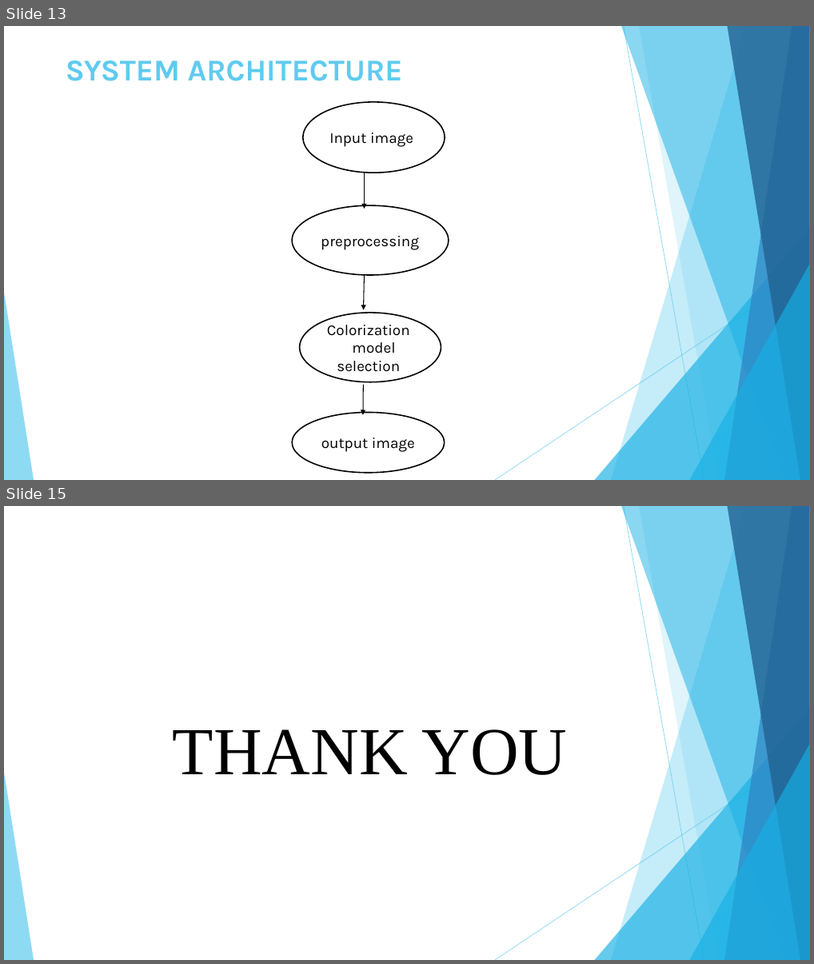
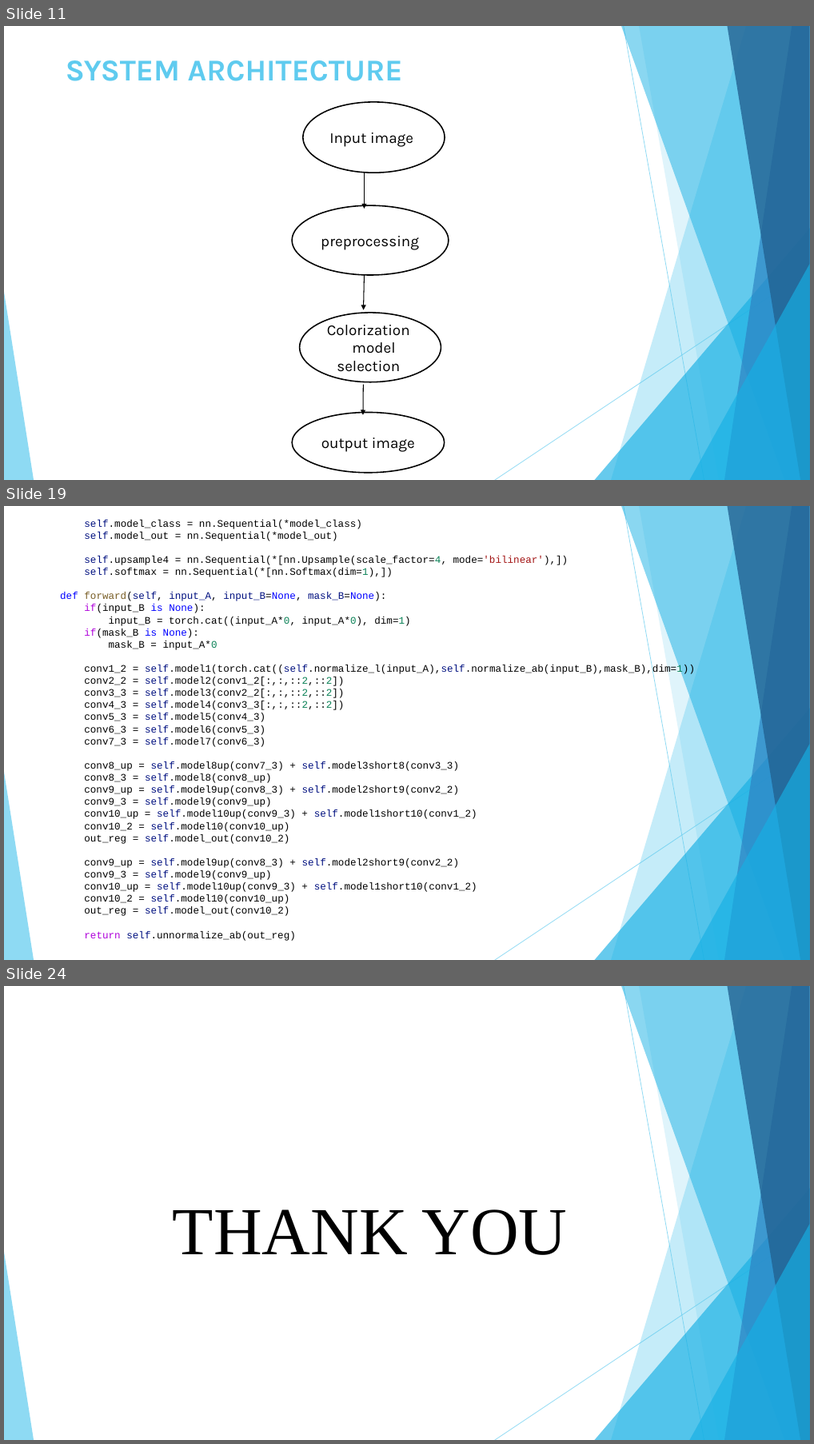
Before and after one commit to Chakrapani2122/Mini-Project, a slide deck: vividtones.pptx. Shown one above the other, each under a label of ours: slides 13 and 15 before the commit, slides 11, 19 and 24 after it; the slides between them are not shown. The pictures are 814x964 and 814x1444 pixels, drawn with LibreOffice and Linux fonts; fonts in the diff are those of the drawing. Boxes give left, top, right and bottom in pixels: in the first picture for what was removed or moved away, otherwise in the second. Text is boxed around its words. In the diff, an @@ line names an element or a change of style, - is before the commit and + after.

```diff
--- a/vividtones.pptx
+++ b/vividtones.pptx
@@ slide 19 added at (4,506,810,960), background #FFFFFF; not listed: 10 template elements that a slide beside it also shows @@
@@ text added at (60,520,695,940), 12 pt, text #000000 @@
+self.model_class = nn.Sequential(*model_class)
+self.model_out = nn.Sequential(*model_out)
+self.upsample4 = nn.Sequential(*[nn.Upsample(scale_factor=4, mode='bilinear'),])
+self.softmax = nn.Sequential(*[nn.Softmax(dim=1),])
+def forward(self, input_A, input_B=None, mask_B=None):
+if(input_B is None):
+input_B = torch.cat((input_A*0, input_A*0), dim=1)
+if(mask_B is None):
+mask_B = input_A*0
+conv1_2 = self.model1(torch.cat((self.normalize_l(input_A),self.normalize_ab(input_B),mask_B),dim=1))
+conv2_2 = self.model2(conv1_2[:,:,::2,::2])
+conv3_3 = self.model3(conv2_2[:,:,::2,::2])
+conv4_3 = self.model4(conv3_3[:,:,::2,::2])
+conv5_3 = self.model5(conv4_3)
+conv6_3 = self.model6(conv5_3)
+conv7_3 = self.model7(conv6_3)
+conv8_up = self.model8up(conv7_3) + self.model3short8(conv3_3)
+conv8_3 = self.model8(conv8_up)
+conv9_up = self.model9up(conv8_3) + self.model2short9(conv2_2)
+conv9_3 = self.model9(conv9_up)
+conv10_up = self.model10up(conv9_3) + self.model1short10(conv1_2)
+conv10_2 = self.model10(conv10_up)
+out_reg = self.model_out(conv10_2)
+conv9_up = self.model9up(conv8_3) + self.model2short9(conv2_2)
+conv9_3 = self.model9(conv9_up)
+conv10_up = self.model10up(conv9_3) + self.model1short10(conv1_2)
+conv10_2 = self.model10(conv10_up)
+out_reg = self.model_out(conv10_2)
+return self.unnormalize_ab(out_reg)
@@ what was slide 13 is now slide 11 @@
@@ what was slide 15 is now slide 24 @@
```
Also in this commit, not shown: 6 slides changed, 12 other slides added, 4 slides removed, 20 other files.
